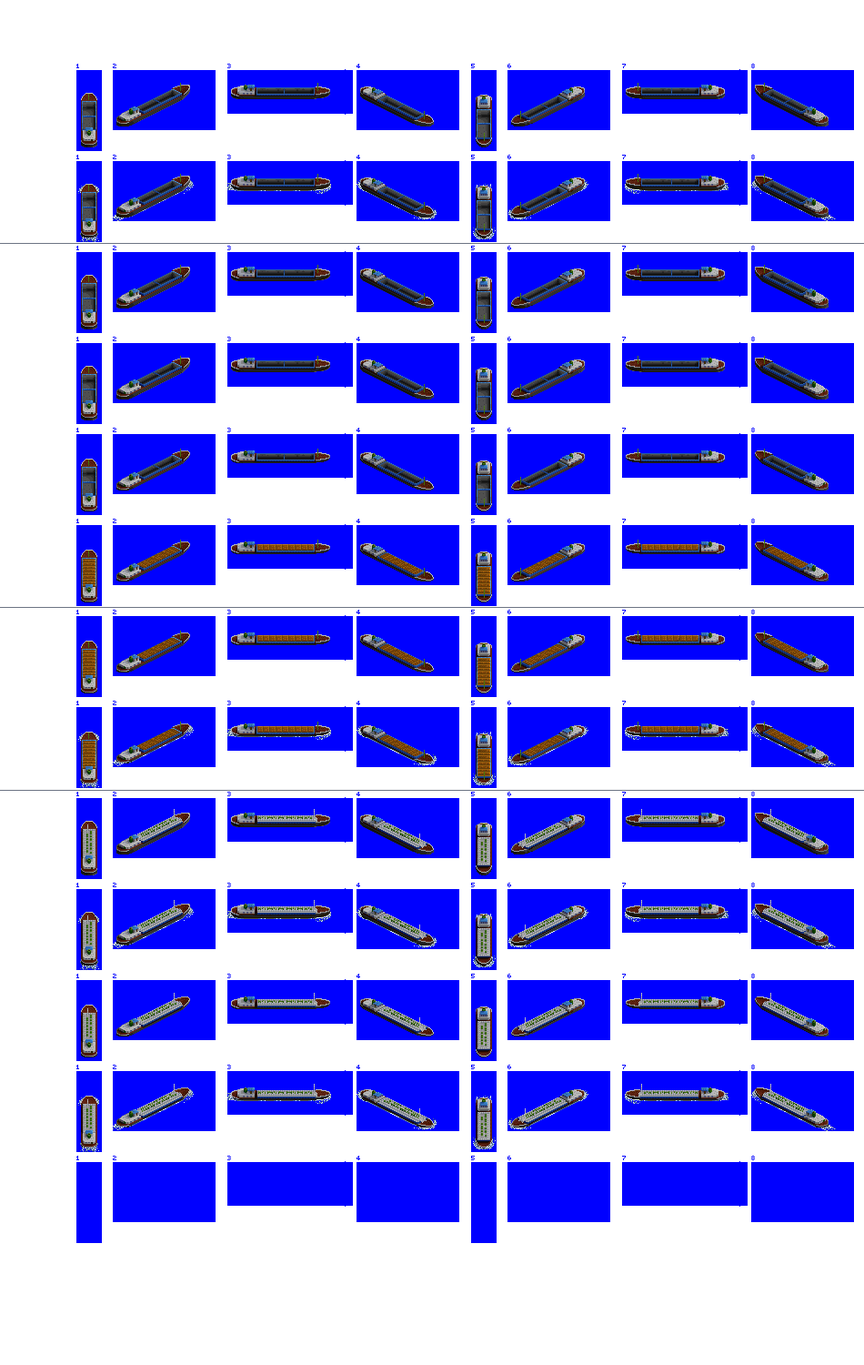
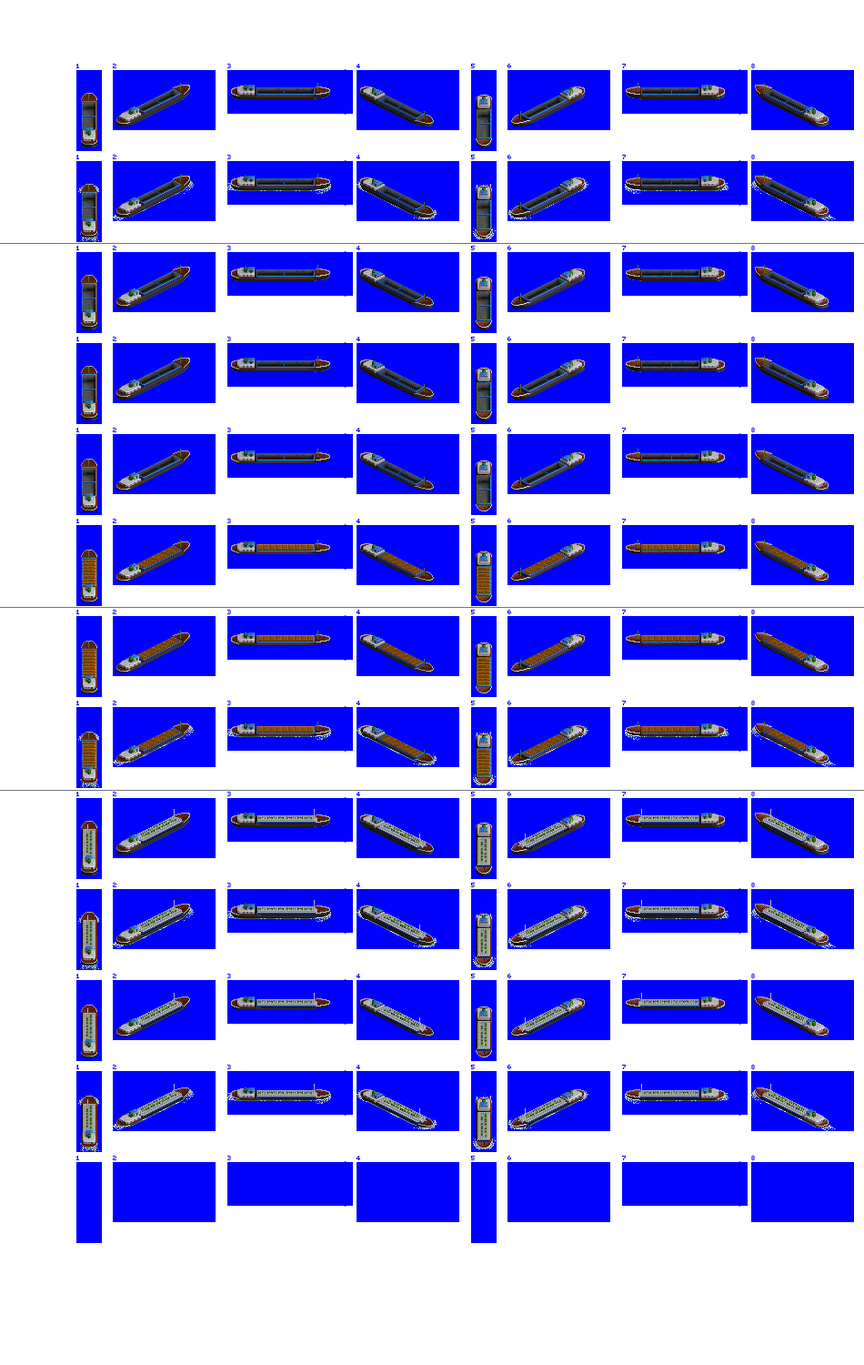
Two versions of the same layered image (864 × 1365). Layer-by-layer changes:
removed layer "HoldStrut" over [82, 88, 793, 764]
removed layer "Hold Overlay" over [81, 87, 809, 778]
painted on "Large River Boat" over [80, 84, 829, 1149]
